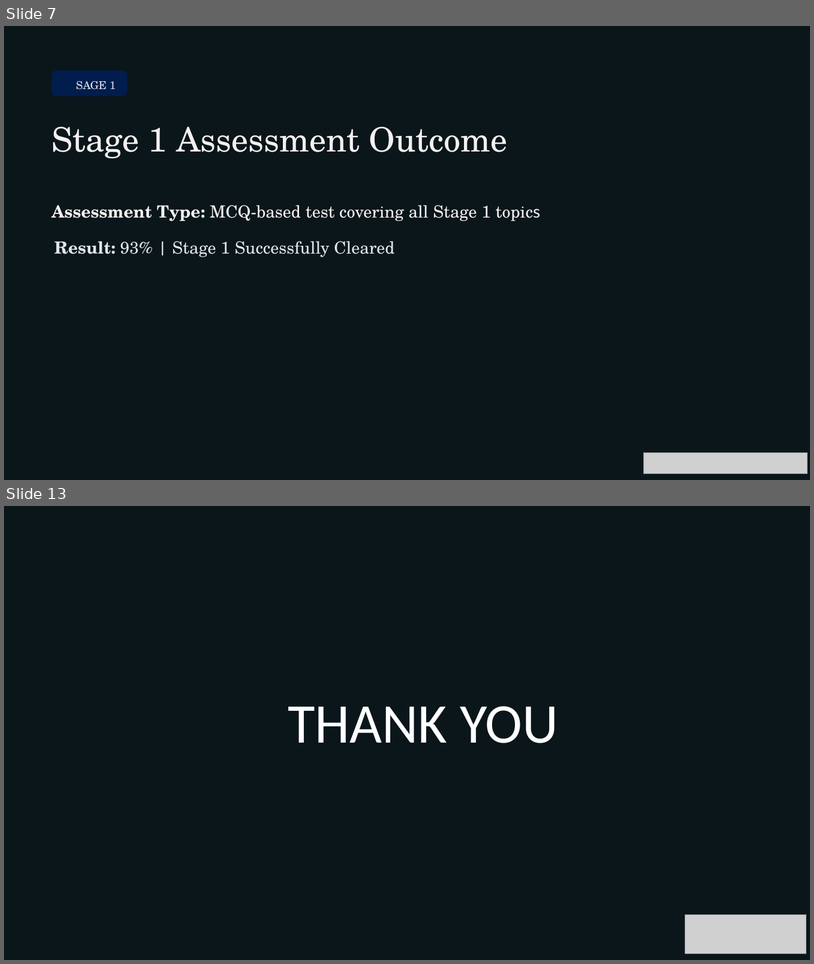
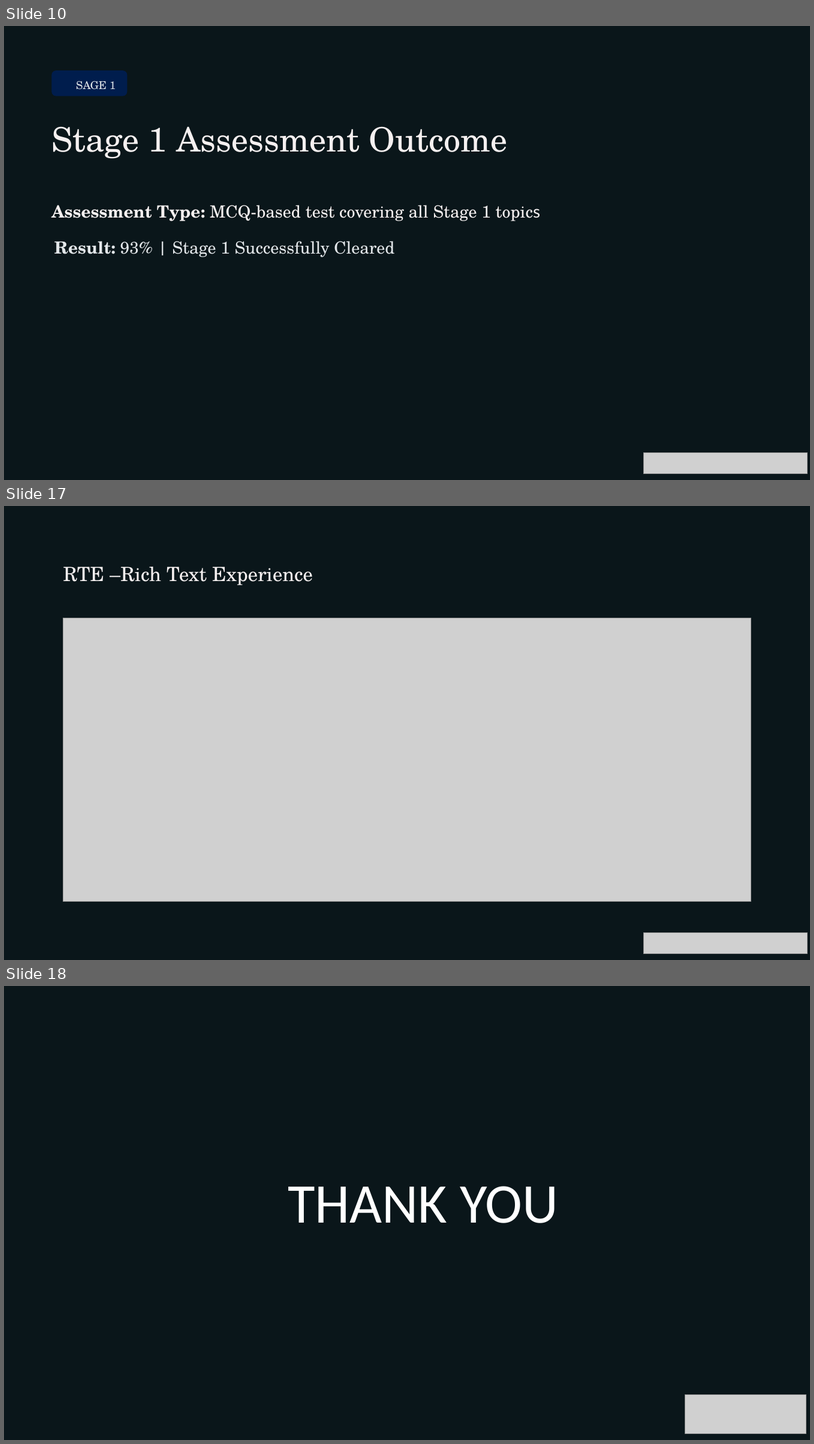
Before and after one commit to KUNALCHOURE/presentation, a slide deck: Second_Progress_Seminar_Updated (1) (1).pptx. Shown one above the other, each under a label of ours: slides 7 and 13 before the commit, slides 10, 17 and 18 after it; the slides between them are not shown. The pictures are 814x964 and 814x1444 pixels, drawn with LibreOffice and Linux fonts; fonts in the diff are those of the drawing; grey boxes stand for pictures; background and template pictures are left out; a plain dark background stands for a picture behind light text. Boxes give left, top, right and bottom in pixels: in the first picture for what was removed or moved away, otherwise in the second. Text is boxed around its words. In the diff, an @@ line names an element or a change of style, - is before the commit and + after.

```diff
--- a/Second_Progress_Seminar_Updated (1) (1).pptx
+++ b/Second_Progress_Seminar_Updated (1) (1).pptx
@@ slide 17 added at box(4, 506, 810, 960), background picture (left out); not listed: 1 template element that a slide beside it also shows @@
@@ text added at box(63, 567, 313, 585), 28 pt, text #F5F0F0 @@
+RTE –Rich Text Experience
@@ picture added at box(63, 618, 751, 901) @@
@@ picture added at box(644, 932, 807, 954) @@
@@ what was slide 7 is now slide 10 @@
@@ what was slide 13 is now slide 18 @@
```
Also in this commit, not shown: 8 slides changed, 4 other slides added.
